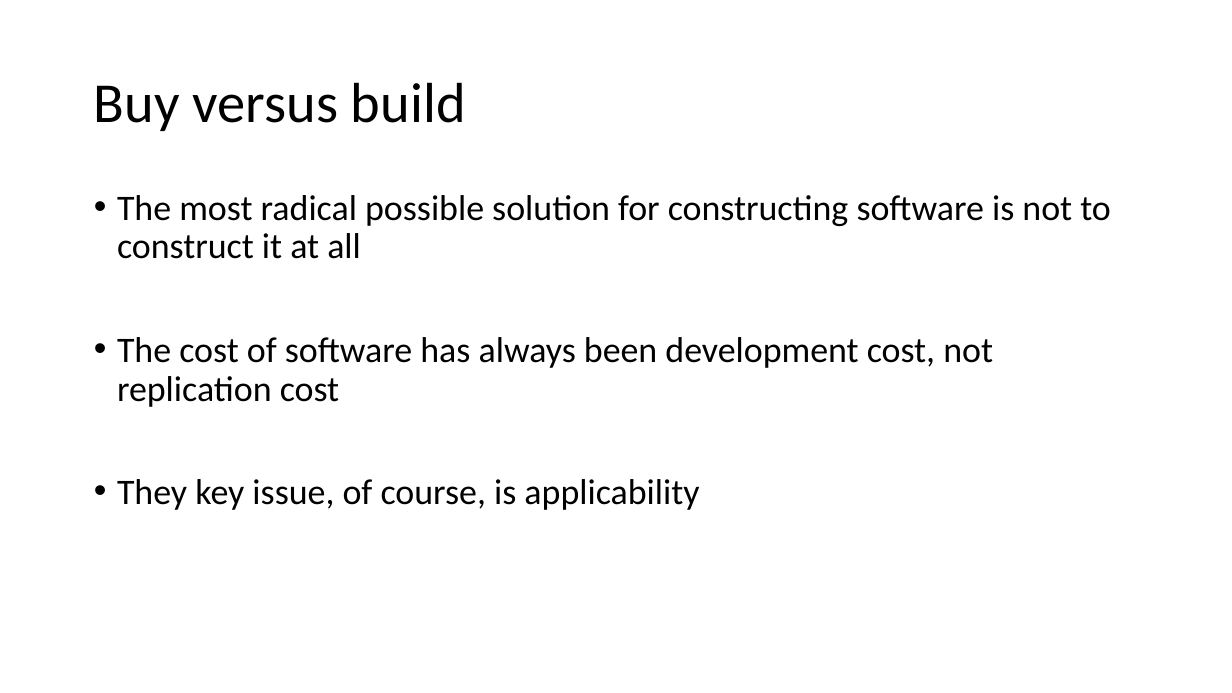
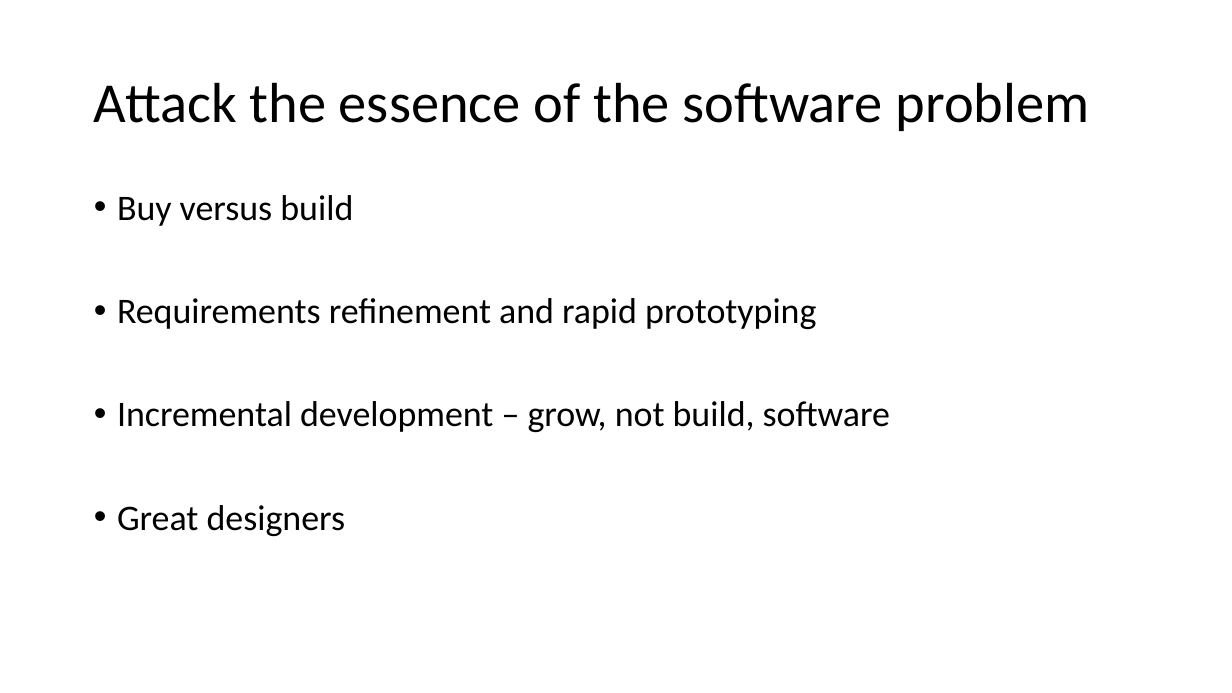
Before and after one commit to Agile4Defense/AgileForDefense, a slide deck: slide 27 of No Silver Bullet – Essence and Accident in Software Engineering.pptx (slide 26 before the commit). Drawn at 1232x693 pixels with LibreOffice and Linux fonts; fonts in the diff are those of the drawing. Boxes give left, top, right and bottom in pixels: in the first picture for what was removed or moved away, otherwise in the second. Text is boxed around its words. In the diff, an @@ line names an element or a change of style, - is before the commit and + after.

```diff
--- a/No Silver Bullet – Essence and Accident in Software Engineering.pptx
+++ b/No Silver Bullet – Essence and Accident in Software Engineering.pptx
@@ title at box(94, 82, 1090, 131): text changed @@
-Buy versus build
+Attack the essence of the software problem
@@ text at box(117, 195, 890, 536): text changed @@
-• The most radical possible solution for constructing software is not to construct it at all
-• The cost of software has always been development cost, not replication cost
-• They key issue, of course, is applicability
+• Buy versus build
+• Requirements refinement and rapid prototyping
+• Incremental development – grow, not build, software
+• Great designers
```
Also in this commit, not shown: 2 other slides changed, 7 slides added, 1 slide removed.
